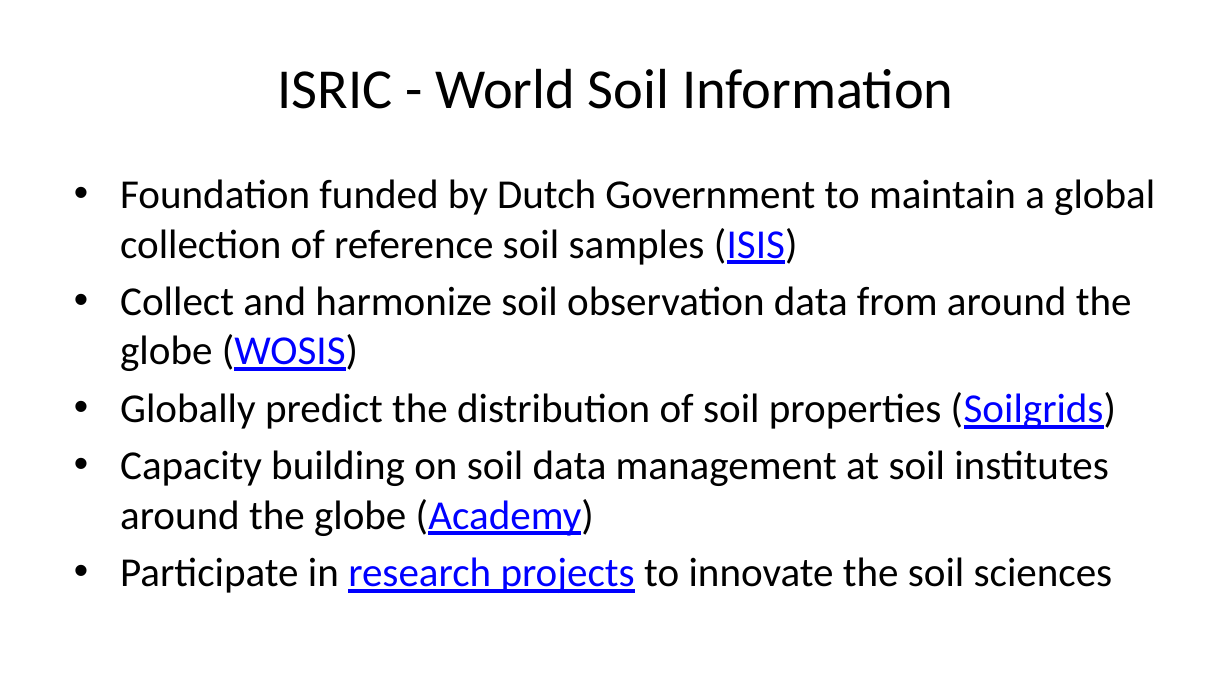
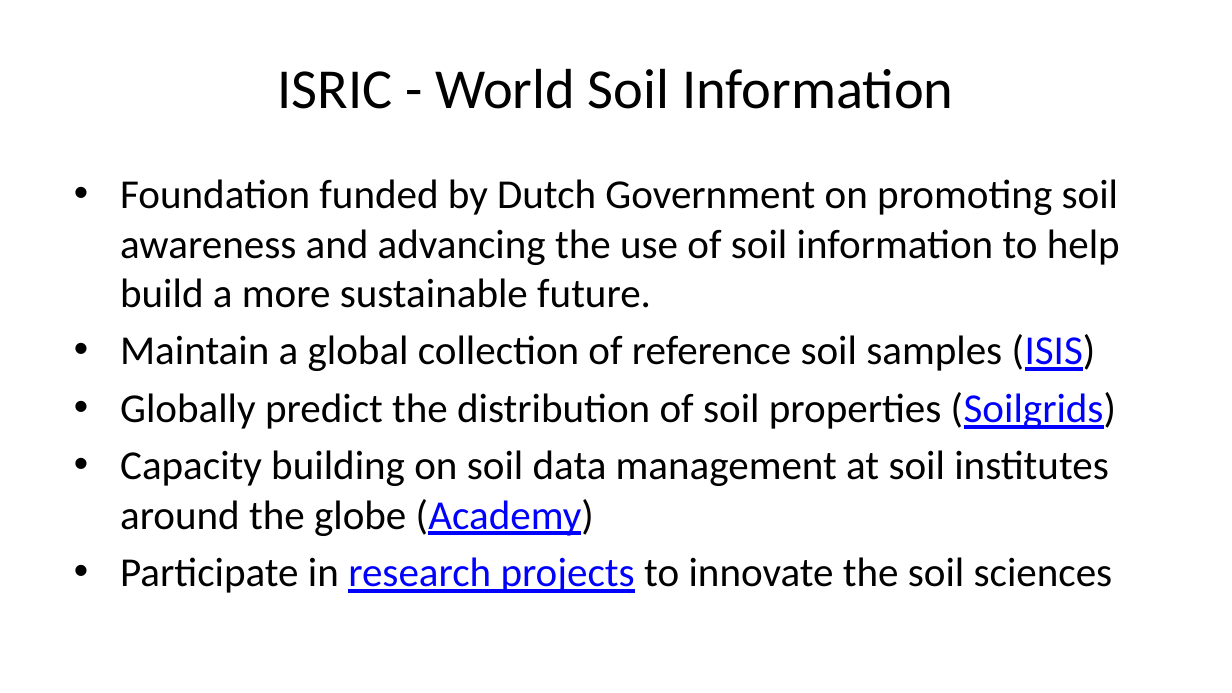
Before and after one commit to pvgenuchten/slides, a slide deck: slide 2 of slides/2026-metadataatisric.pptx. Drawn at 1232x693 pixels with LibreOffice and Linux fonts; fonts in the diff are those of the drawing. Boxes give left, top, right and bottom in pixels: in the first picture for what was removed or moved away, otherwise in the second. Text is boxed around its words. In the diff, an @@ line names an element or a change of style, - is before the commit and + after.

```diff
--- a/slides/2026-metadataatisric.pptx
+++ b/slides/2026-metadataatisric.pptx
@@ text at <box>120,179,1120,371</box>: text changed @@
-• Foundation funded by Dutch Government to maintain a global collection of reference soil samples (ISIS)
-• Collect and harmonize soil observation data from around the globe (WOSIS)
+• Foundation funded by Dutch Government on promoting soil awareness and advancing the use of soil information to help build a more sustainable future.
+• Maintain a global collection of reference soil samples (ISIS)
```
Also in this commit, not shown: 12 other files.
